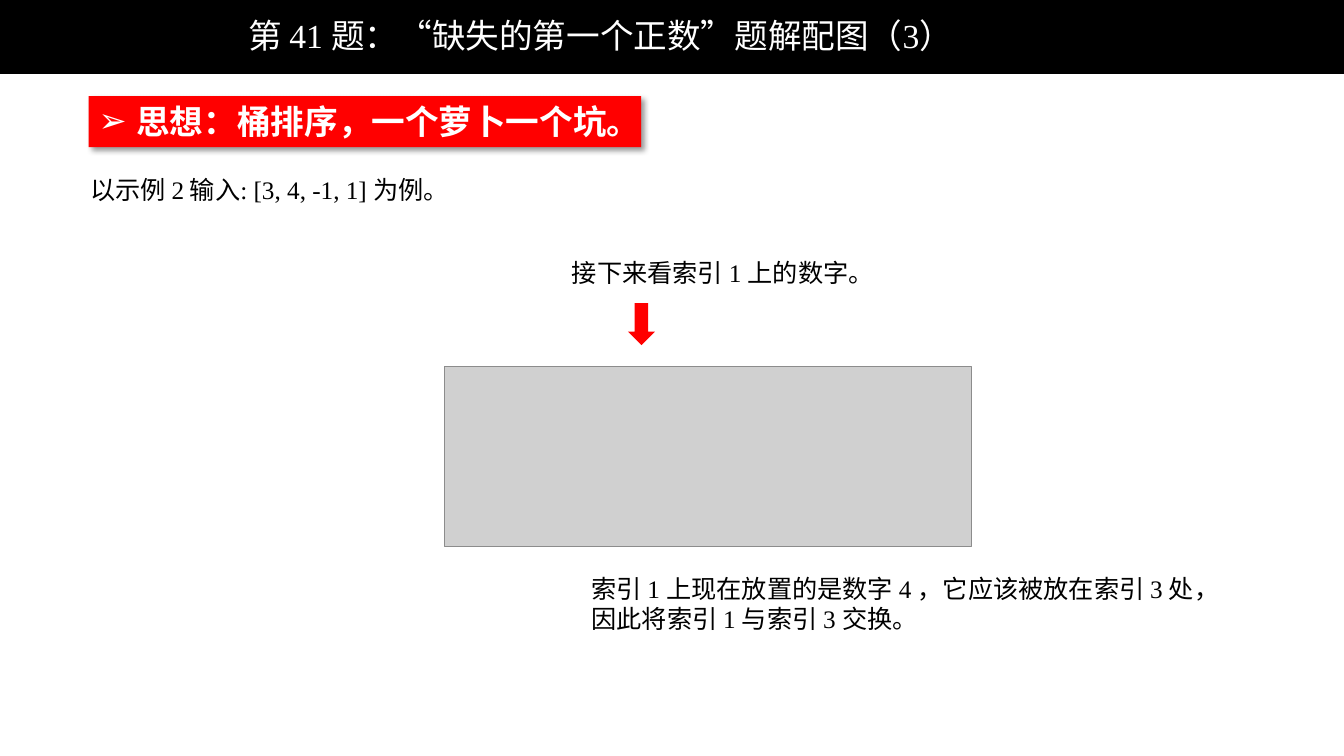
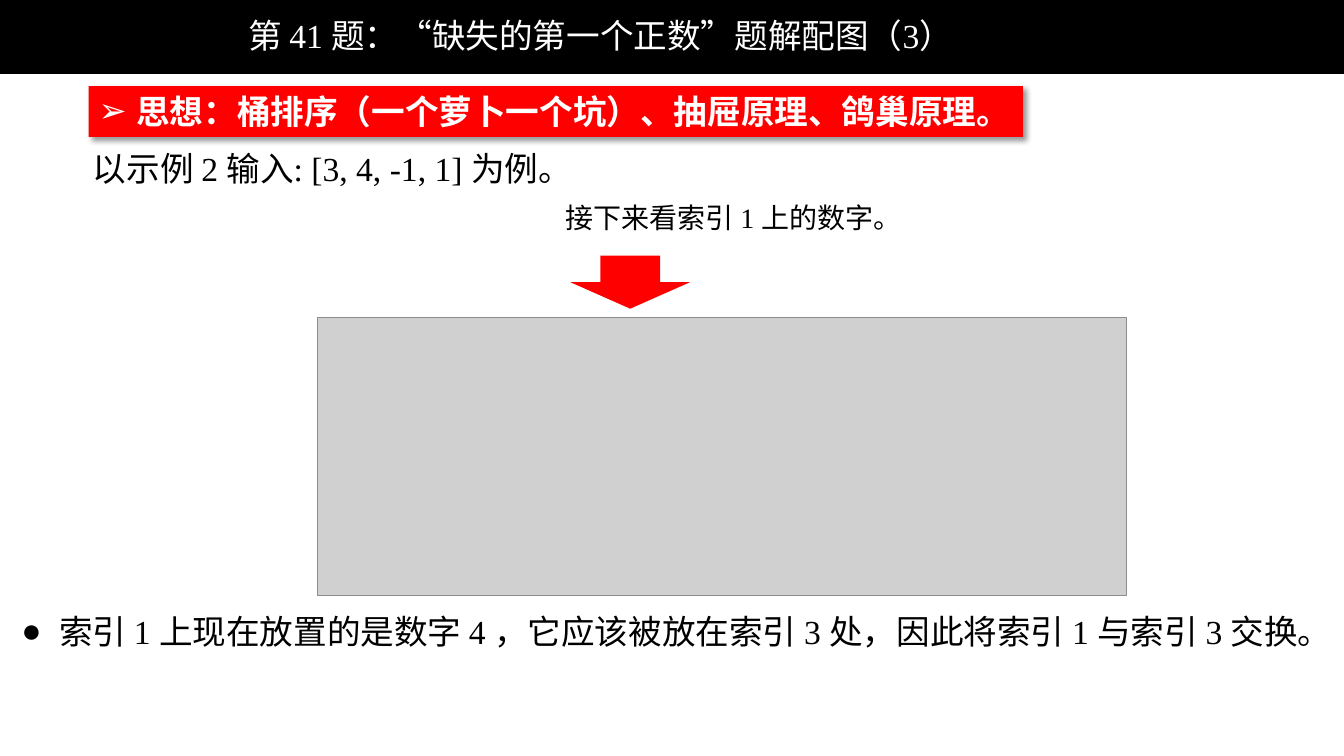
Before and after one commit to liweiwei1419/LeetCode-Solution-PPT, a slide deck: slide 3 of 0001-0100/LeetCode 第 41 题：“缺失的第一个正数”题解配图.pptx. Drawn at 1344x756 pixels with LibreOffice and Linux fonts; fonts in the diff are those of the drawing; grey boxes stand for pictures; background and template pictures are left out. Boxes give left, top, right and bottom in pixels: in the first picture for what was removed or moved away, otherwise in the second. Text is boxed around its words. In the diff, an @@ line names an element or a change of style, - is before the commit and + after.

```diff
--- a/0001-0100/LeetCode 第 41 题：“缺失的第一个正数”题解配图.pptx
+++ b/0001-0100/LeetCode 第 41 题：“缺失的第一个正数”题解配图.pptx
@@ rectangle "思想：桶排序（一个萝卜一个坑）、抽屉原理、鸽巢原理。": place and size @@
-rectangle "思想：桶排序（一个萝卜一个坑）、抽屉原理、鸽巢原理。" at [89, 97, 641, 147]
+rectangle "思想：桶排序（一个萝卜一个坑）、抽屉原理、鸽巢原理。" at [89, 86, 1023, 136]
@@ text in rectangle at [136, 95, 1010, 128]: text changed @@
-➢ 思想：桶排序，一个萝卜一个坑。
+➢ 思想：桶排序（一个萝卜一个坑）、抽屉原理、鸽巢原理。
@@ text "以示例 2 输入: [3, 4, ...": place and size @@
-text "以示例 2 输入: [3, 4, ..." at [90, 178, 449, 203]
+text "以示例 2 输入: [3, 4, ..." at [93, 153, 572, 186]
@@ text "以示例 2 输入: [3, 4, ..." at [93, 153, 572, 186]: size 18 to 24 pt; font Calibri to Times New Roman in "以示例 输入: 为例。" @@
@@ text "接下来看索引 1 上的数字。": place and size @@
-text "接下来看索引 1 上的数字。" at [572, 260, 874, 284]
+text "接下来看索引 1 上的数字。" at [566, 204, 901, 231]
@@ text "接下来看索引 1 上的数字。" at [566, 204, 901, 231]: size 18 to 20 pt @@
@@ down arrow: place and size @@
-down arrow at [628, 303, 655, 346]
+down arrow at [571, 256, 691, 310]
@@ picture: place and size @@
-picture at [445, 366, 971, 546]
+picture at [318, 318, 1126, 596]
@@ text "索引 1 上现在放置的是数字 4 ，它应该被放在索引 ...": place and size @@
-text "索引 1 上现在放置的是数字 4 ，它应该被放在索引 ..." at [591, 576, 1219, 630]
+text "索引 1 上现在放置的是数字 4 ，它应该被放在索引 ..." at [59, 615, 1332, 648]
@@ text "索引 1 上现在放置的是数字 4 ，它应该被放在索引 ..." at [59, 615, 1332, 648]: size 18 to 24 pt; bullet none to ● @@
```
Also in this commit, not shown: 7 other slides changed.
